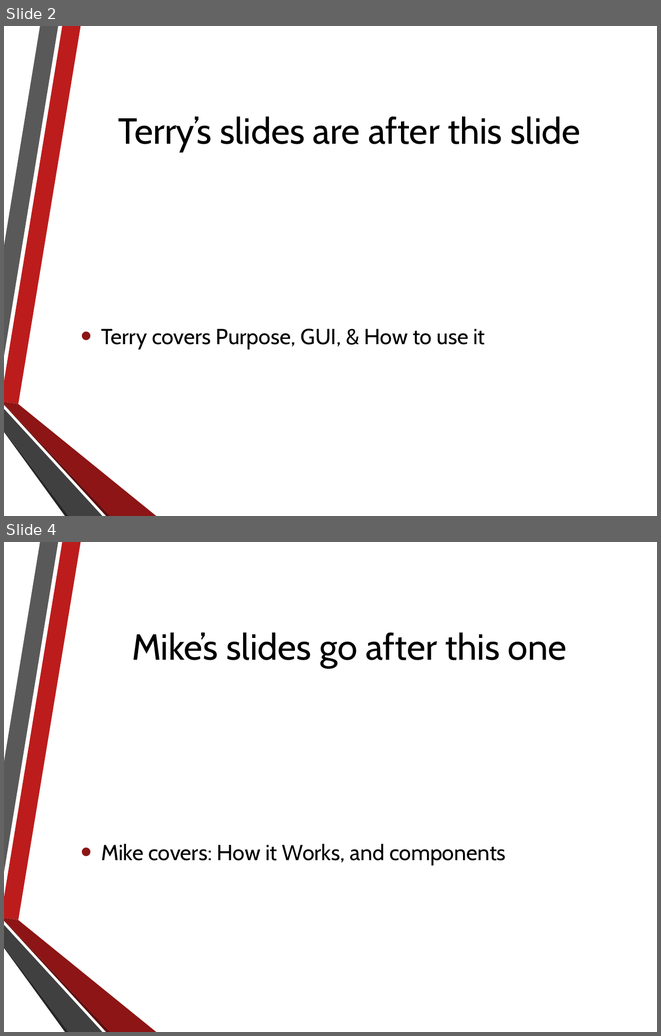
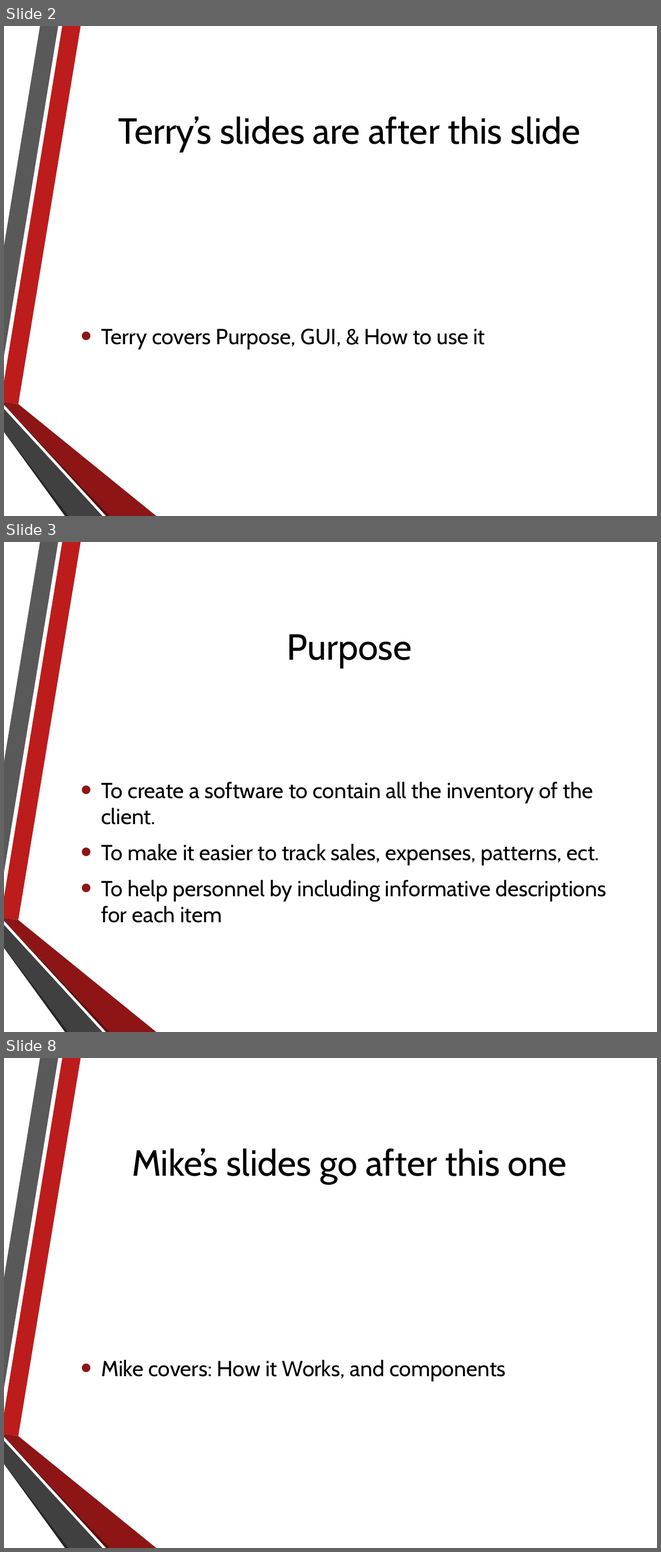
Before and after one commit to NathanielInman/IMS, a slide deck: Presentation.pptx. Shown one above the other, each under a label of ours: slides 2 and 4 before the commit, slides 2, 3 and 8 after it; the slides between them are not shown. The pictures are 661x1036 and 661x1552 pixels, drawn with LibreOffice and Linux fonts; fonts in the diff are those of the drawing; background and template pictures are left out. Boxes give left, top, right and bottom in pixels: in the first picture for what was removed or moved away, otherwise in the second. Text is boxed around its words. In the diff, an @@ line names an element or a change of style, - is before the commit and + after.

```diff
--- a/Presentation.pptx
+++ b/Presentation.pptx
@@ slide 3 added at [4,542,657,1032], background picture (left out); not listed: 6 template elements that a slide beside it also shows @@
@@ title added at [287,634,412,668], 40 pt, text #000000 @@
+Purpose
@@ text added at [101,782,606,923], 24 pt, text #000000 @@
+• To create a software to contain all the inventory of the client.
+• To make it easier to track sales, expenses, patterns, ect.
+• To help personnel by including informative descriptions for each item
@@ what was slide 4 is now slide 8 @@
```
Also in this commit, not shown: 4 other slides added, 1 slide removed.
